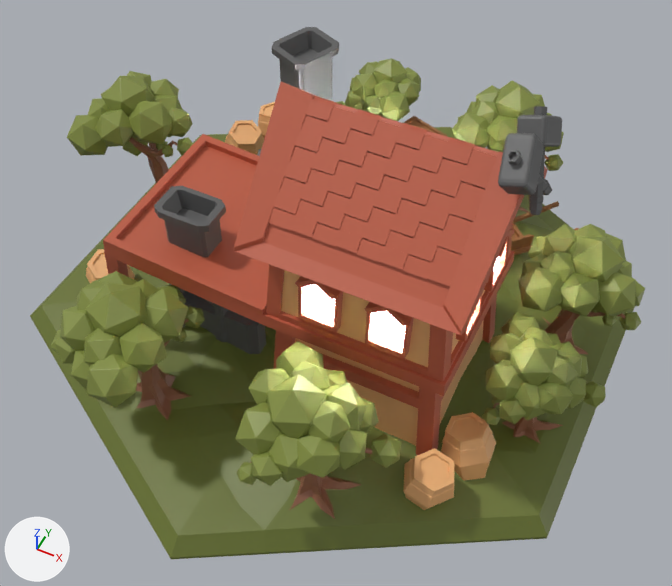
The glTF model client/public/models/buildings/forge.glb as it was, and as the next commit left it.
Camera for both pictures: a 50 mm lens placed at (0.89, -1.8, 2.35), pointed at (0.1, -0.22, 0.37). The axes (+X, +Y, +Z) are drawn at lower left. The lights are the same throughout. Where no turn or scale is listed for an object, it has been applied to the vertices.

Objects in the first picture: 'forge'.
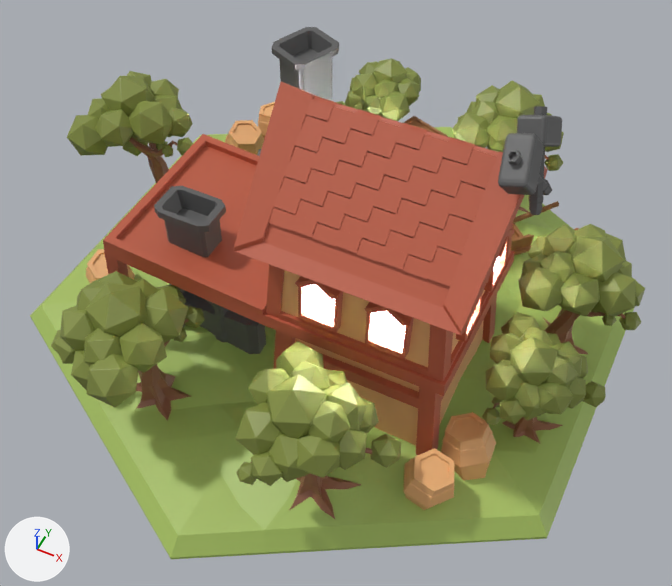
The change, as a list of edits to the scene's bpy script:
```text
Change mat_leaves:
    mat_leaves.base_color: (0.142, 0.174, 0.0298) -> (0.386, 0.533, 0.122)  # dark green #697430 -> green #a7c162
```

What differs and where, as boxes [x1, y1, x2, y2] in the pictures (672 x 586 px):
'forge', recoloured
    both: [30, 126, 636, 559]
